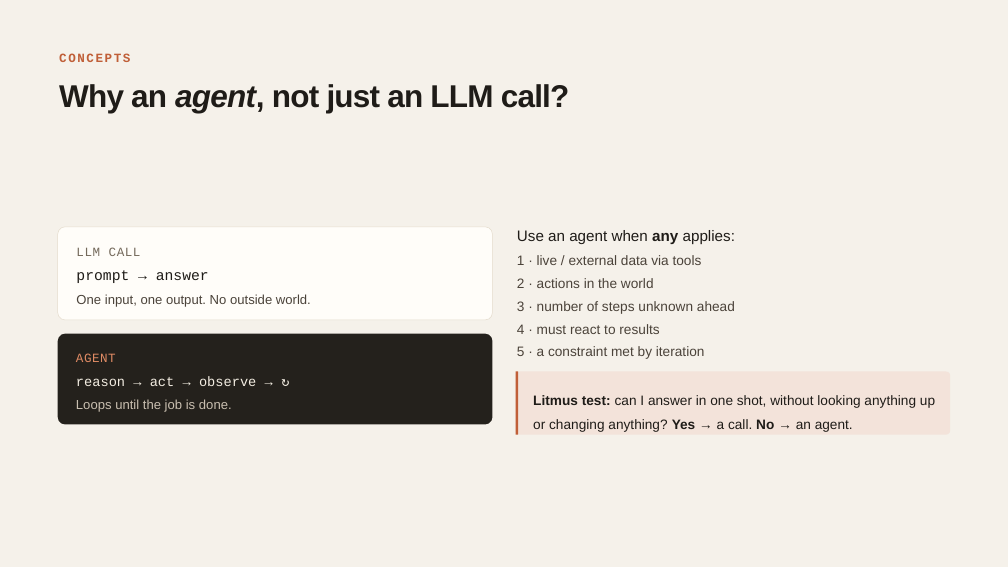
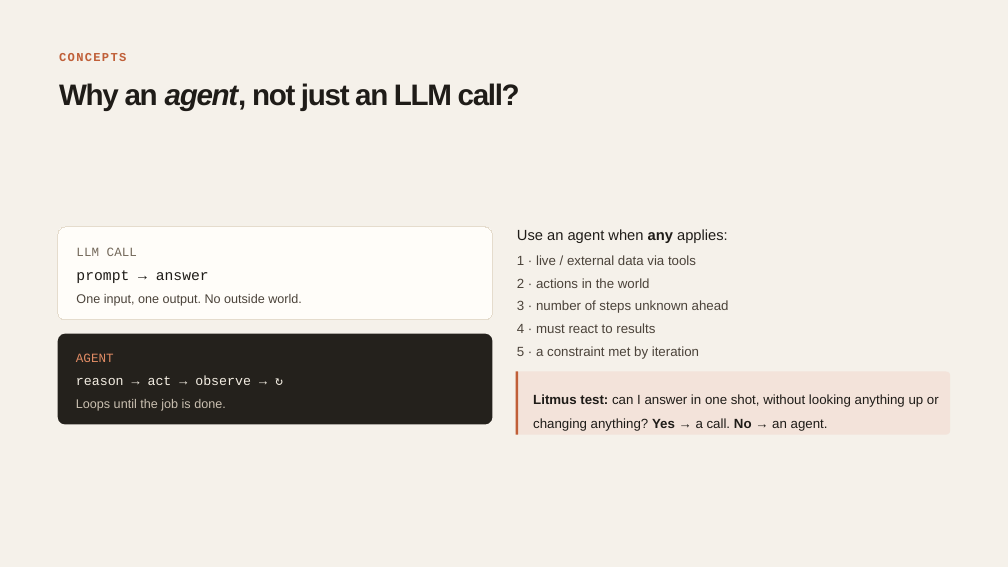
Before and after one commit to End2EndAI/Generative-AI-M2-Apprentissage-2026-students, a slide deck: slide 9 of resources/03_project_deliverables_and_grading.pptx. Drawn at 1008x567 pixels with LibreOffice and Linux fonts; fonts in the diff are those of the drawing. Boxes give left, top, right and bottom in pixels: in the first picture for what was removed or moved away, otherwise in the second. Text is boxed around its words. In the diff, an @@ line names an element or a change of style, - is before the commit and + after.

```diff
--- a/resources/03_project_deliverables_and_grading.pptx
+++ b/resources/03_project_deliverables_and_grading.pptx
@@ text "CONCEPTS" at bbox=[59, 53, 126, 61]: size 18 to 17.3 pt, letter spacing 2.2 to 1.9 pt @@
@@ text "Why an agent, not just ..." at bbox=[59, 83, 520, 111]: size 45 to 42.3 pt, letter spacing -1.1 to -1.9 pt @@
@@ text "Use an agent when any ..." at bbox=[517, 229, 728, 243]: size 21.8 to 21 pt @@
@@ text "LLM CALL" at bbox=[76, 247, 137, 256]: letter spacing 0.8 to 0 pt @@
@@ text "One input, one output. No ..." at bbox=[76, 294, 302, 306]: size 18.8 to 18 pt @@
@@ text "AGENT" at bbox=[76, 353, 114, 362]: letter spacing 0.8 to 0 pt @@
@@ size 19.5 to 19 pt in 6 elements at bbox=[76, 376, 251, 385], bbox=[517, 255, 696, 265], bbox=[517, 278, 650, 288], bbox=[517, 300, 729, 313], bbox=[517, 323, 655, 333], bbox=[517, 346, 699, 359] @@
@@ text "Litmus test: can I answer ..." at bbox=[533, 394, 939, 431]: size 19.5 to 19 pt; highlight #F3E3DA to none in "can I answer in one shot, without ..." @@
@@ text "Loops until the job is ..." at bbox=[76, 399, 226, 411]: size 18.8 to 18 pt @@
```
Also in this commit, not shown: 17 other slides changed, 1 slide added.
